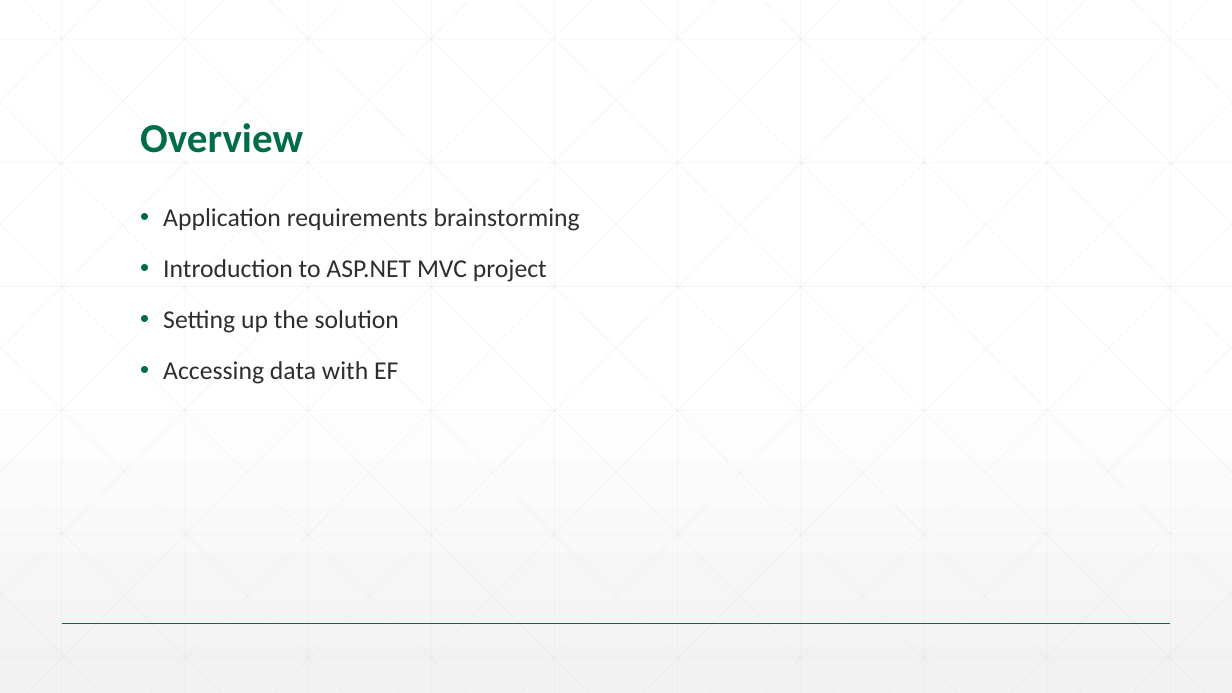
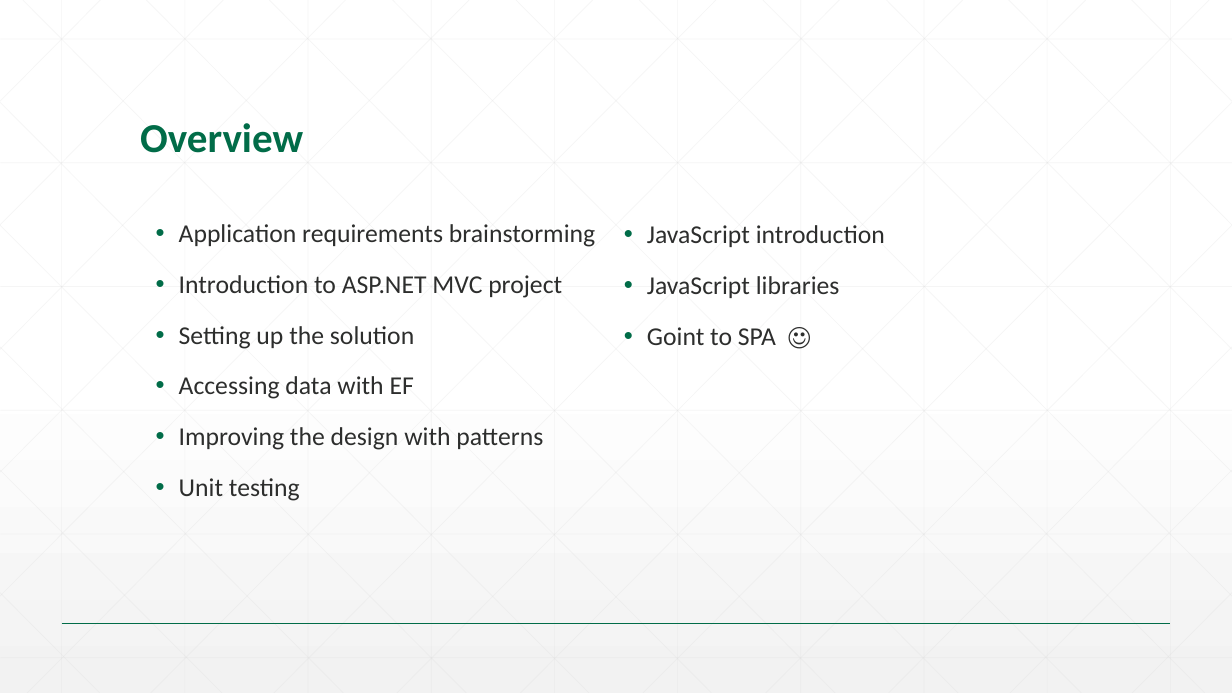
Before and after one commit to dragica/svs-talent-2015, a slide deck: slide 2 of 04-SPA/Slides/01.02-Seavus Talent Program_SPA.pptx. Drawn at 1232x693 pixels with LibreOffice and Linux fonts; fonts in the diff are those of the drawing; background and template pictures are left out. Boxes give left, top, right and bottom in pixels: in the first picture for what was removed or moved away, otherwise in the second. Text is boxed around its words. In the diff, an @@ line names an element or a change of style, - is before the commit and + after.

```diff
--- a/04-SPA/Slides/01.02-Seavus Talent Program_SPA.pptx
+++ b/04-SPA/Slides/01.02-Seavus Talent Program_SPA.pptx
@@ text added at bbox=[179, 224, 595, 501], 20 pt, text #2D2E2D @@
+• Application requirements brainstorming
+• Introduction to ASP.NET MVC project
+• Setting up the solution
+• Accessing data with EF
+• Improving the design with patterns
+• Unit testing
@@ text at bbox=[647, 225, 885, 345]: text changed @@
-• Application requirements brainstorming
-• Introduction to ASP.NET MVC project
-• Setting up the solution
-• Accessing data with EF
+• JavaScript introduction
+• JavaScript libraries
+• Goint to SPA ☺
```
Also in this commit, not shown: 16 slides added, 3 other files.
